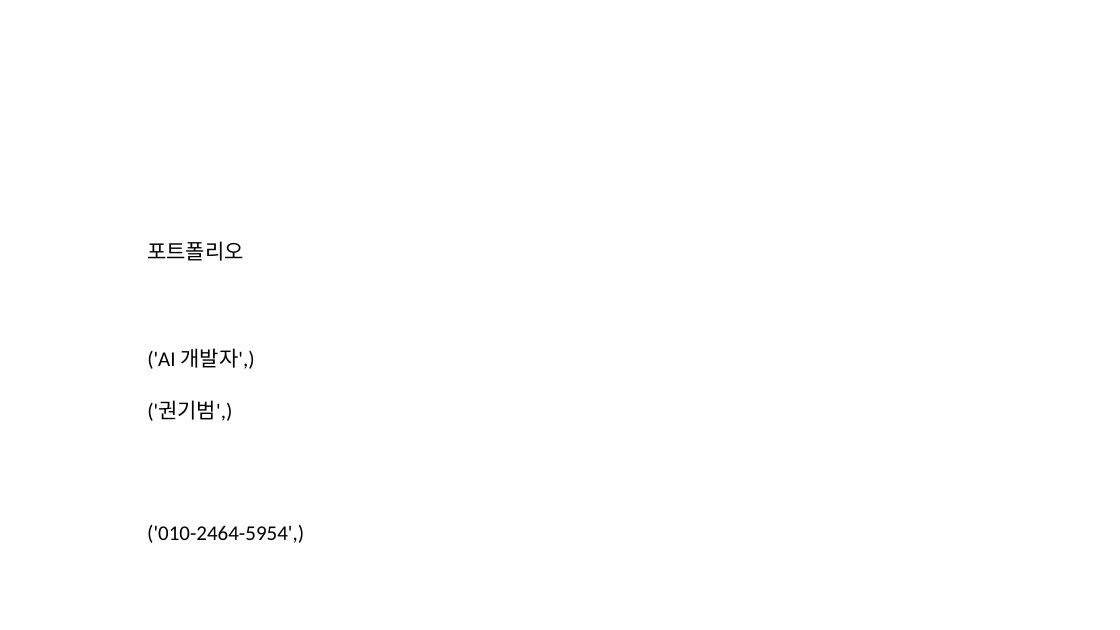
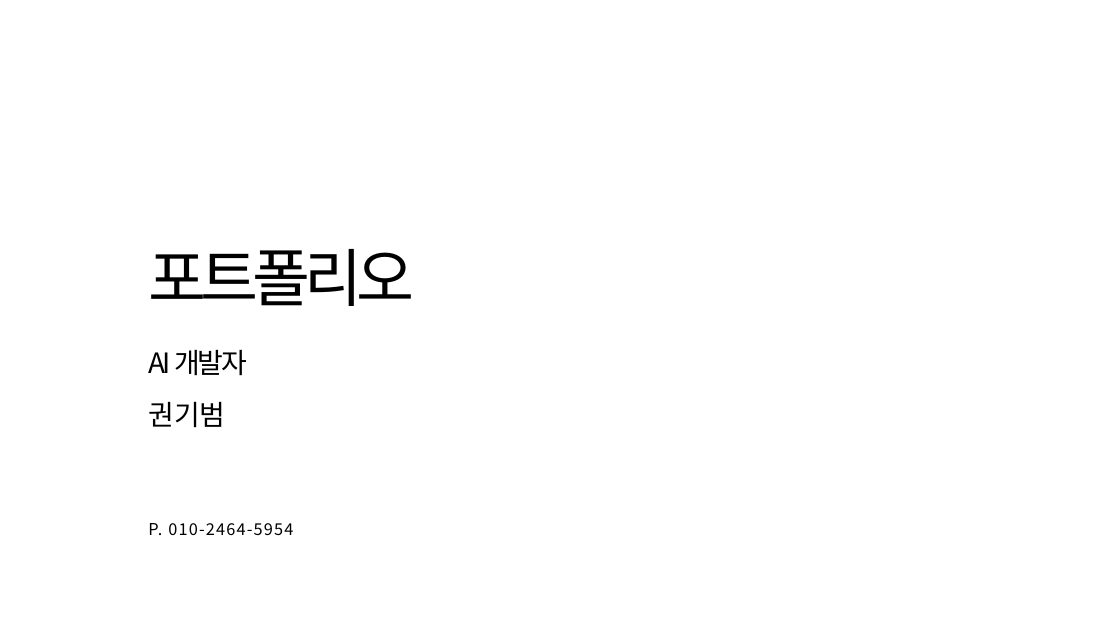
Before and after one commit to qja1998/github_mcp, a slide deck: slide 1 of ppt/test.pptx. Drawn at 1120x630 pixels with LibreOffice and Linux fonts; fonts in the diff are those of the drawing; background and template pictures are left out. Boxes give left, top, right and bottom in pixels: in the first picture for what was removed or moved away, otherwise in the second. Text is boxed around its words. In the diff, an @@ line names an element or a change of style, - is before the commit and + after.

```diff
--- a/ppt/test.pptx
+++ b/ppt/test.pptx
@@ text "포트폴리오" at bbox=[148, 249, 414, 306]: size 18 to 54 pt, font Calibri to Noto Sans CJK KR, letter spacing 0 to -5.2 pt; indent changed; more space between paragraphs @@
@@ text at bbox=[148, 349, 247, 376]: text changed; size 18 to 24 pt; font Calibri to Noto Sans CJK KR @@
-('AI 개발자',)
+AI 개발자
@@ text at bbox=[148, 401, 225, 428]: text changed; size 18 to 24 pt @@
-('권기범',)
+권기범
@@ text at bbox=[148, 523, 293, 535]: text changed; size 18 to 14 pt; font Calibri to Noto Sans CJK KR @@
-('010-2464-5954',)
+P. 010-2464-5954
```
Also in this commit, not shown: 3 other slides changed, 1 slide added, 1 slide removed, 3 other files.
